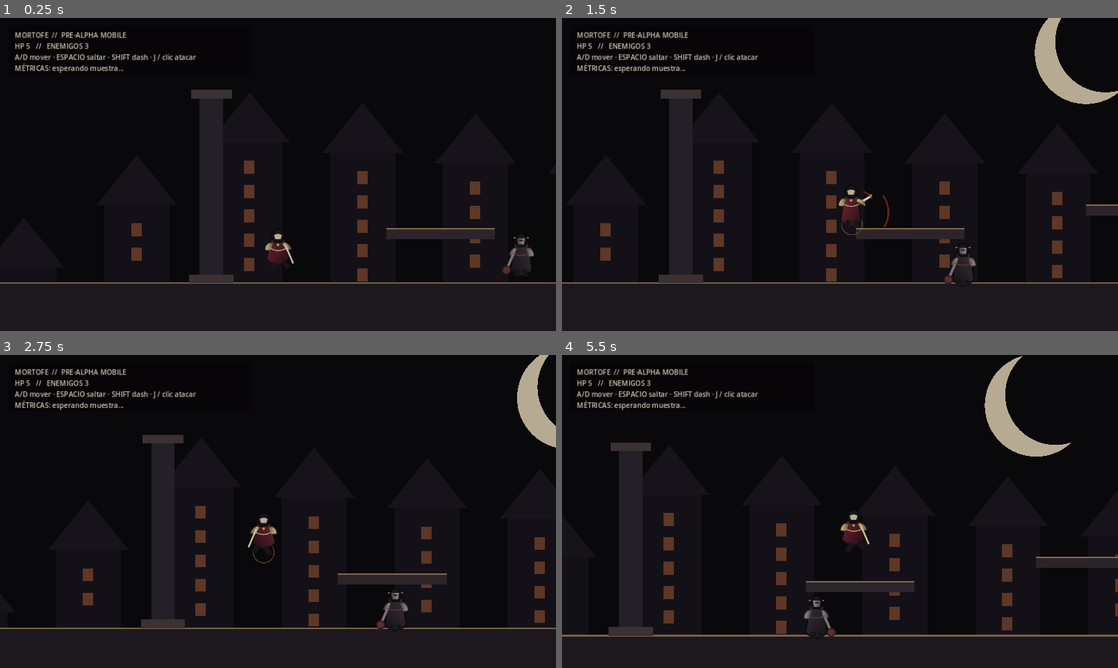
Above: before the commit, frames 1-4 (two rows, left to right).
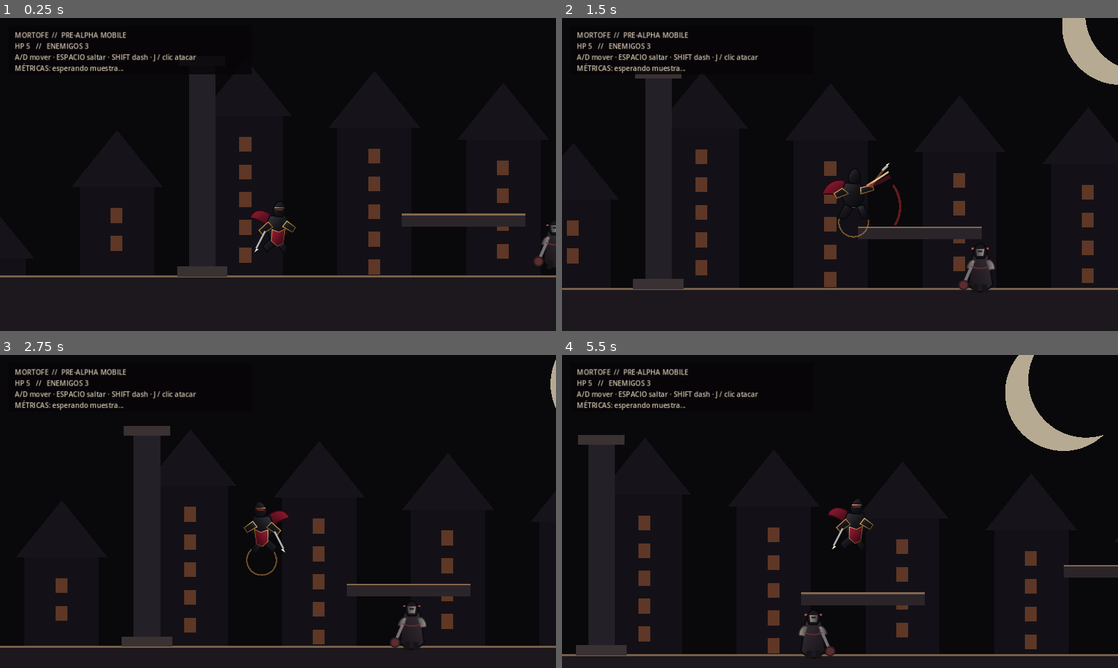
Above: after the commit, the same moments.

Repository: heliossamuelhernandezreyes/Godot-juegos-2d
Game: Godot game, scene res://main.tscn
Same seed, same stepped clock (60 frames per second), same inputs: the game is played once before the commit and once after it.
Inputs (mouse positions are in pixels of both pictures, inside the frame that each line leads up to):
- Up to frame 1 (0.25 s): no input
- Up to frame 2 (1.5 s): tap Enter at 0.5 s; move the mouse to (962, 158) at 0.52 s; hold D (move_right) 0.53-1.25 s; tap J (attack) at 0.6 s; click (962, 158) at 0.67 s; tap Space (jump) at 0.77, 0.8, 1.07 s; drag from (728, 190) to (856, 215) at 1.27 s
- Up to frame 3 (2.75 s): move the mouse to (333, 442) at 2.02 s; hold A (move_left) from 2.03 s (still down); tap J (attack) at 2.1 s; tap Space (jump) at 2.3 s
- Up to frame 4 (5.5 s): release A (move_left) at 2.75 s; drag from (812, 574) to (940, 617) at 2.77 s; move the mouse to (1006, 558) at 3.52 s; hold D (move_right) 3.53-4.25 s; tap K at 3.6 s; tap Space (jump) at 3.77, 3.8, 4.07, 5.1 s; drag from (673, 464) to (856, 608) at 4.27 s; move the mouse to (867, 511) at 5.02 s; hold D (move_right) from 5.03 s (still down); click (867, 511) at 5.17 s

The runs differ from the first frame. In frame 1, 7.0% of the frame differs, in the area x 0-100%, y 18-85%; in frame 2, 11%; in frame 3, 9.6%; in frame 4, 13%, in the area x 0-100%, y 0-97%.

Commit message:
feat(mortofe): animate player from baroque atlas

Diff:
--- a/Mortofe/scripts/player.gd
+++ b/Mortofe/scripts/player.gd
@@ -6,10 +6,8 @@
 
 const Hitbox2D = preload("res://scripts/combat/hitbox_2d.gd")
 const Hurtbox2D = preload("res://scripts/combat/hurtbox_2d.gd")
-const PLAYER_IDLE = preload("res://art/characters/player/player_idle.svg")
-const PLAYER_RUN = preload("res://art/characters/player/player_run.svg")
-const PLAYER_JUMP = preload("res://art/characters/player/player_jump.svg")
-const PLAYER_ATTACK = preload("res://art/characters/player/player_attack.svg")
+const PLAYER_ATLAS: Texture2D = preload("res://art/generated/player_atlas.svg")
+const FRAME_SIZE := Vector2(256, 256)
 
 @export var move_speed := 285.0
 @export var ground_accel := 1900.0
@@ -34,7 +32,7 @@
 var gravity := float(ProjectSettings.get_setting("physics/2d/default_gravity", 980.0))
 
 var attack_hitbox: Area2D
-var visual: Sprite2D
+var visual: AnimatedSprite2D
 
 func _ready() -> void:
 	collision_layer = 2
@@ -169,36 +167,66 @@
 func _build_attack_hitbox() -> void:
 	attack_hitbox = Hitbox2D.new()
 	var rect := RectangleShape2D.new()
-	rect.size = Vector2(72, 54)
+	rect.size = Vector2(82, 58)
 	attack_hitbox.configure(self, 1, 64, rect)
 	add_child(attack_hitbox)
 
+func _atlas_frame(index: int) -> AtlasTexture:
+	var frame := AtlasTexture.new()
+	frame.atlas = PLAYER_ATLAS
+	var column := index % 4
+	var row := floori(index / 4.0)
+	frame.region = Rect2(Vector2(column, row) * FRAME_SIZE, FRAME_SIZE)
+	return frame
+
+func _add_animation(frames: SpriteFrames, name: StringName, indices: Array[int], fps: float, looped: bool) -> void:
+	frames.add_animation(name)
+	frames.set_animation_speed(name, fps)
+	frames.set_animation_loop(name, looped)
+	for index in indices:
+		frames.add_frame(name, _atlas_frame(index))
+
 func _build_visual() -> void:
-	visual = Sprite2D.new()
-	visual.texture = PLAYER_IDLE
-	visual.position = Vector2(0, -20)
+	var frames := SpriteFrames.new()
+	if frames.has_animation(&"default"):
+		frames.remove_animation(&"default")
+	_add_animation(frames, &"idle", [0, 1], 2.4, true)
+	_add_animation(frames, &"run", [2, 3, 4, 5], 9.5, true)
+	_add_animation(frames, &"jump", [6, 7, 8], 8.0, false)
+	_add_animation(frames, &"attack", [9, 10], 12.5, false)
+	_add_animation(frames, &"hurt", [11], 1.0, false)
+
+	visual = AnimatedSprite2D.new()
+	visual.sprite_frames = frames
+	visual.animation = &"idle"
+	visual.position = Vector2(0, -39)
+	visual.scale = Vector2(0.62, 0.62)
 	visual.texture_filter = CanvasItem.TEXTURE_FILTER_LINEAR
 	visual.z_index = 2
+	visual.play()
 	add_child(visual)
 
 func _update_visual() -> void:
 	if not is_instance_valid(visual):
 		return
-	var next_texture: Texture2D = PLAYER_IDLE
-	if attack_left > 0.0:
-		next_texture = PLAYER_ATTACK
+	var next_animation: StringName = &"idle"
+	if invulnerability_left > 0.38:
+		next_animation = &"hurt"
+	elif attack_left > 0.0:
+		next_animation = &"attack"
 	elif not is_on_floor():
-		next_texture = PLAYER_JUMP
+		next_animation = &"jump"
 	elif absf(velocity.x) > 24.0:
-		next_texture = PLAYER_RUN
-	visual.texture = next_texture
+		next_animation = &"run"
+	if visual.animation != next_animation:
+		visual.play(next_animation)
 	visual.flip_h = facing < 0
-	visual.position = Vector2(0, -20)
 	visual.modulate = Color(1.0, 0.86, 0.86) if invulnerability_left > 0.0 and int(invulnerability_left * 24.0) % 2 == 0 else Color.WHITE
 
 func _build_camera() -> void:
 	var camera := Camera2D.new()
-	camera.position = Vector2(0, -70)
+	camera.position = Vector2(0, -74)
+	camera.zoom = Vector2(1.14, 1.14)
 	camera.position_smoothing_enabled = true
 	camera.position_smoothing_speed = 7.5
 	camera.limit_left = -900
@@ -209,7 +237,7 @@
 
 func _draw() -> void:
 	if jumps_used >= 2 and not is_on_floor():
-		draw_arc(Vector2(0, 24), 24.0, 0.0, TAU, 30, Color(0.75, 0.55, 0.34, 0.42), 2.0)
+		draw_arc(Vector2(0, 24), 30.0, 0.0, TAU, 30, Color(0.83, 0.58, 0.25, 0.48), 3.0)
 	if attack_left > 0.0:
 		var dir := float(facing)
-		draw_arc(Vector2(20.0 * dir, -4), 64.0, -0.65 if facing > 0 else PI - 0.65, 0.55 if facing > 0 else PI + 0.55, 18, Color(0.75, 0.18, 0.16, 0.55), 4.0)
+		draw_arc(Vector2(22.0 * dir, -7), 72.0, -0.65 if facing > 0 else PI - 0.65, 0.55 if facing > 0 else PI + 0.55, 20, Color(0.84, 0.22, 0.17, 0.42), 5.0)
